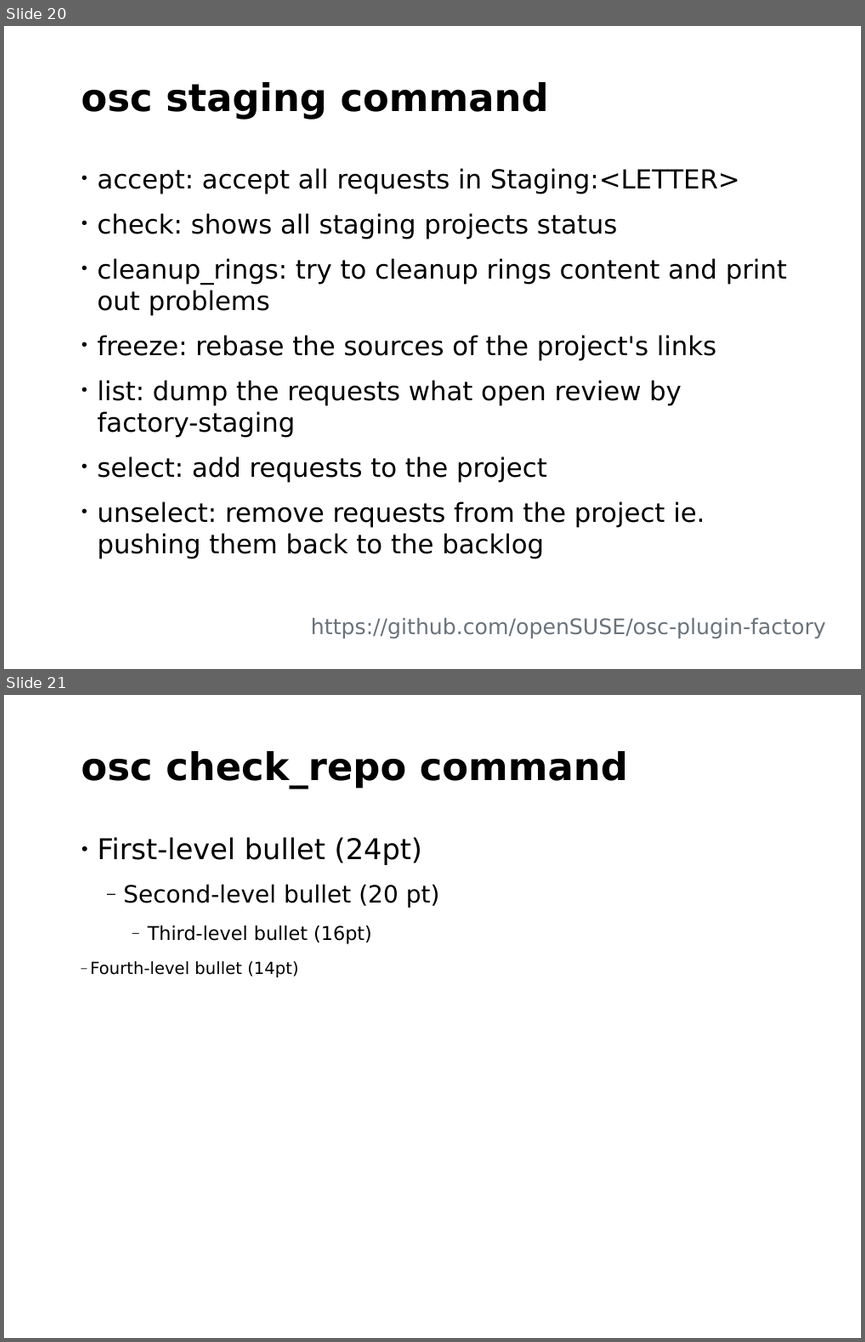
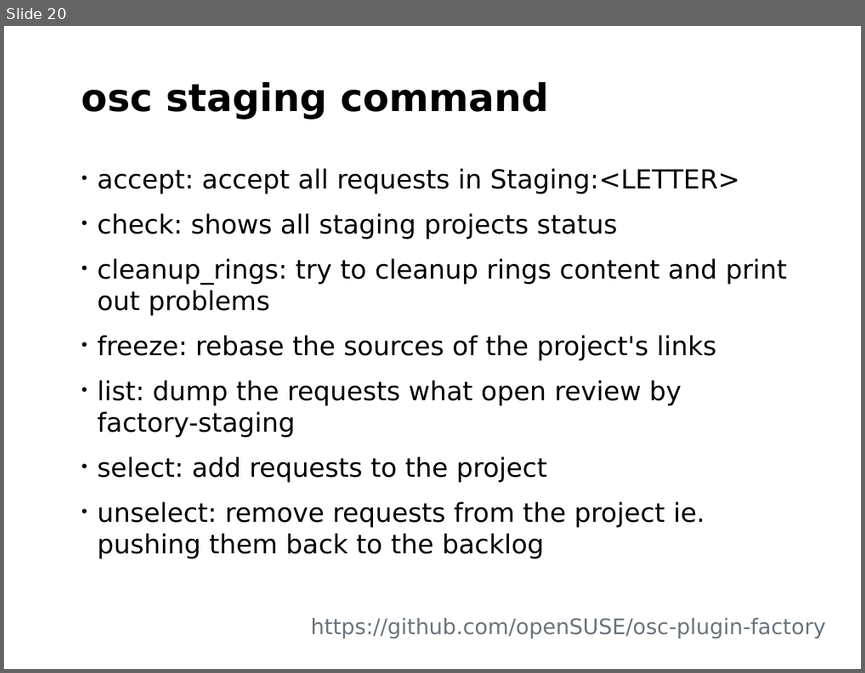
Before and after one commit to nilxam/labsconf_2015, a slide deck: labsconf_2015.odp. Shown one above the other, each under a label of ours: slides 20 and 21 before the commit, slide 20 after it. The pictures are 865x1342 and 865x673 pixels, drawn with LibreOffice and Linux fonts; fonts in the diff are those of the drawing; background and template pictures are left out. Boxes give left, top, right and bottom in pixels: in the first picture for what was removed or moved away, otherwise in the second. Text is boxed around its words. In the diff, an @@ line names an element or a change of style, - is before the commit and + after.

```diff
--- a/labsconf_2015.odp
+++ b/labsconf_2015.odp
@@ slide 21 removed at <box>4,695,861,1338</box>, background #FFFFFF; not listed: 1 template element that a slide beside it also shows @@
@@ title removed at <box>81,751,628,789</box> @@
-osc check_repo command
@@ text removed at <box>90,837,440,977</box> @@
-• First-level bullet (24pt)
-  ‒ Second-level bullet (20 pt)
-    ‒ Third-level bullet (16pt)
-      ‒ Fourth-level bullet (14pt)
```
Also in this commit, not shown: 4 slides changed, 5 slides added, 1 other slide removed.
